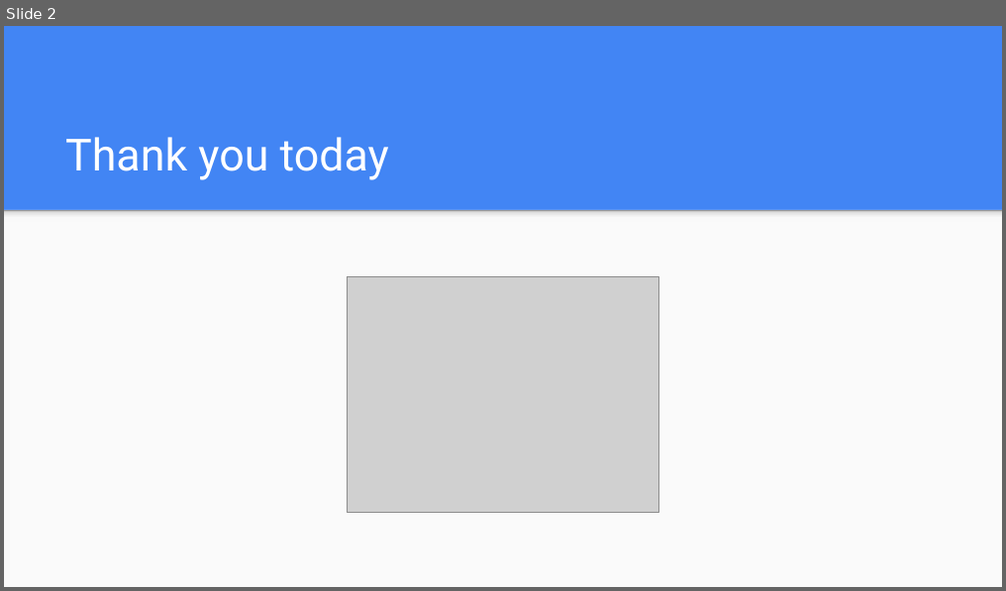
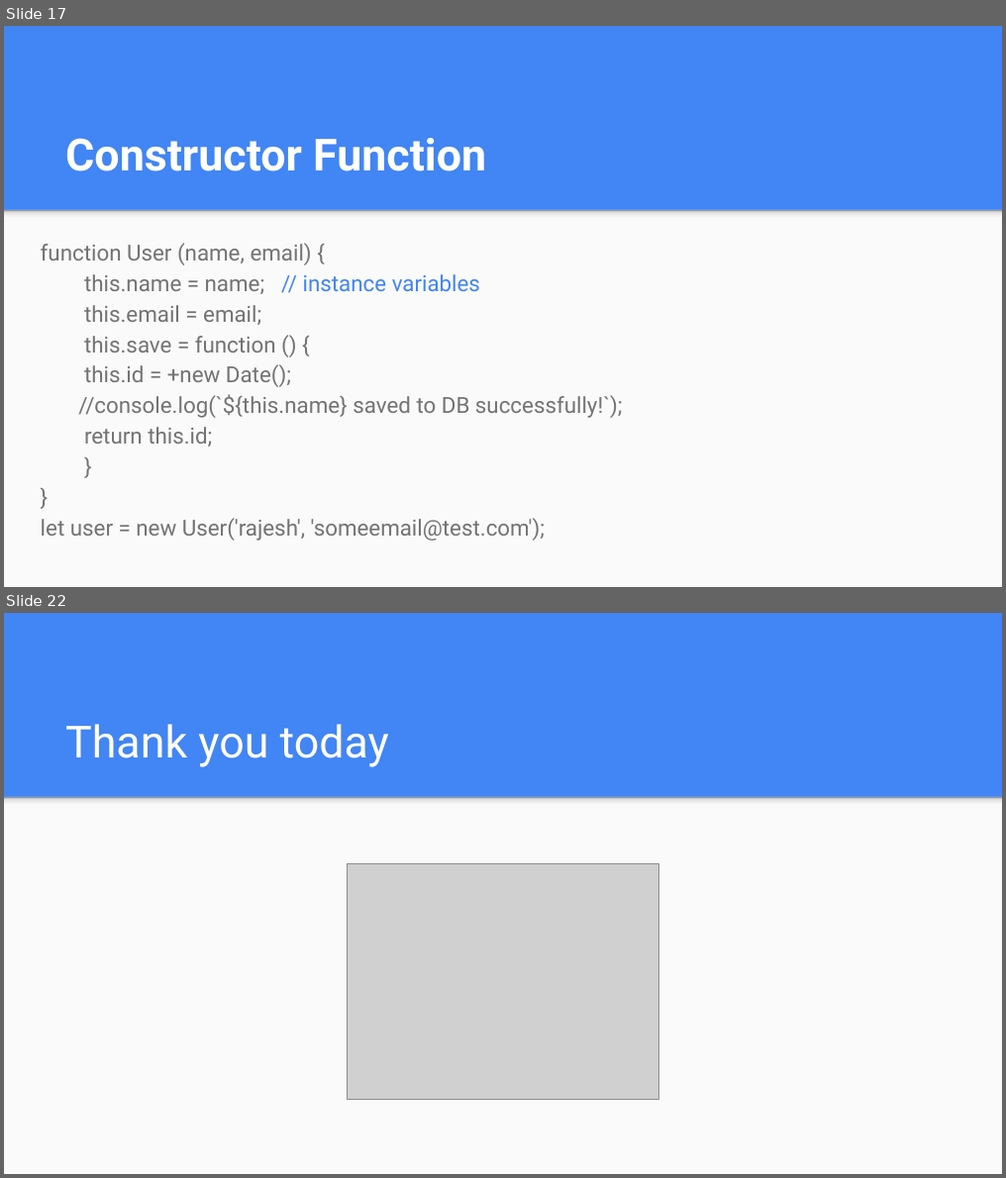
Before and after one commit to mdshohelrana/the-road-to-javascript, a slide deck: Class Content/Day 3/JavaScript Lesson 3.pptx. Shown one above the other, each under a label of ours: slide 2 before the commit, slides 17 and 22 after it; the slides between them are not shown. The pictures are 1006x591 and 1006x1178 pixels, drawn with LibreOffice and Linux fonts; fonts in the diff are those of the drawing; grey boxes stand for pictures. Boxes give left, top, right and bottom in pixels: in the first picture for what was removed or moved away, otherwise in the second. Text is boxed around its words. In the diff, an @@ line names an element or a change of style, - is before the commit and + after.

```diff
--- a/Class Content/Day 3/JavaScript Lesson 3.pptx
+++ b/Class Content/Day 3/JavaScript Lesson 3.pptx
@@ slide 17 added at bbox=[4, 26, 1002, 587], background #4285F4; not listed: 2 template elements that a slide beside it also shows @@
@@ title added at bbox=[65, 138, 486, 172], 32 pt, text #FFFFFF, bold @@
+Constructor Function
@@ text added at bbox=[41, 243, 623, 541], 16 pt, text #737373 @@
+function User (name, email) {
+this.name = name; // instance variables
+this.email = email;
+this.save = function () {
+this.id = +new Date();
+//console.log(`${this.name} saved to DB successfully!`);
+return this.id;
+}
+}
+let user = new User('rajesh', 'someemail@test.com');
@@ what was slide 2 is now slide 22 @@
```
Also in this commit, not shown: 19 other slides added, 1 other file.
